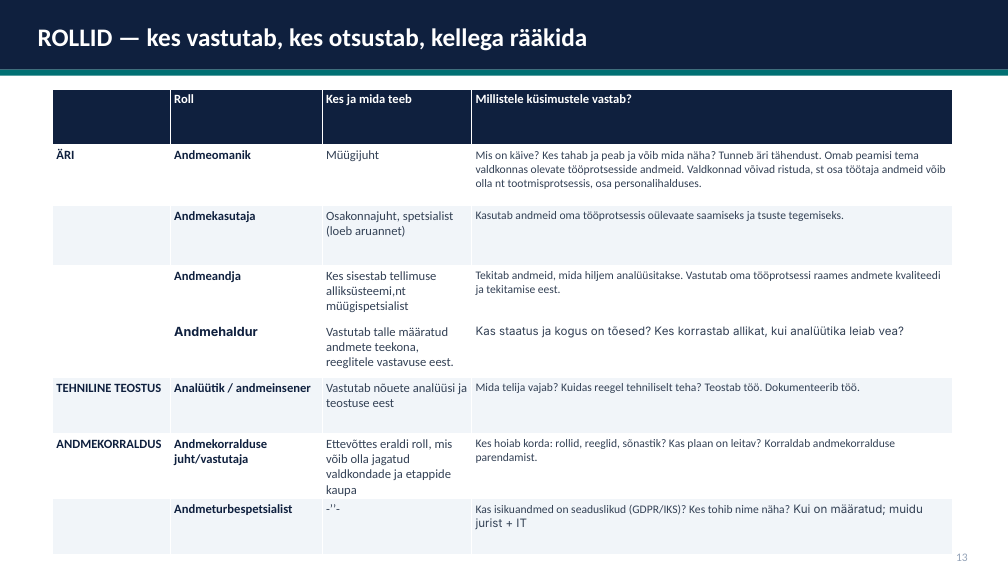
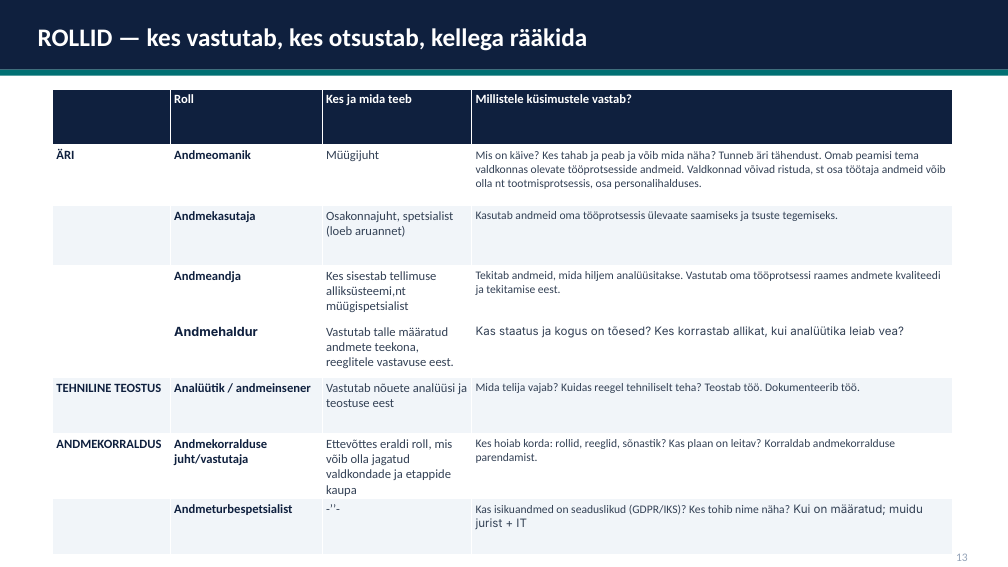
Before and after one commit to emilieabel/andmetarkus, a slide deck: slide 5 of Materjalid/Day10 Andmekaitse/10-paev-andmetarkus-esitlus.pptx. Drawn at 1008x567 pixels with LibreOffice and Linux fonts; fonts in the diff are those of the drawing. Boxes give left, top, right and bottom in pixels: in the first picture for what was removed or moved away, otherwise in the second. Text is boxed around its words. In the diff, an @@ line names an element or a change of style, - is before the commit and + after.

```diff
--- a/Materjalid/Day10 Andmekaitse/10-paev-andmetarkus-esitlus.pptx
+++ b/Materjalid/Day10 Andmekaitse/10-paev-andmetarkus-esitlus.pptx
@@ table at [53,89,954,555] @@
-row 3, column 4: Kasutab andmeid oma tööprotsessis oülevaate saamiseks ja tsuste tegemiseks.
+row 3, column 4: Kasutab andmeid oma tööprotsessis ülevaate saamiseks ja tsuste tegemiseks.
```
Also in this commit, not shown: 12 other slides changed, 1 slide added, 1 slide removed, 1 other file.
